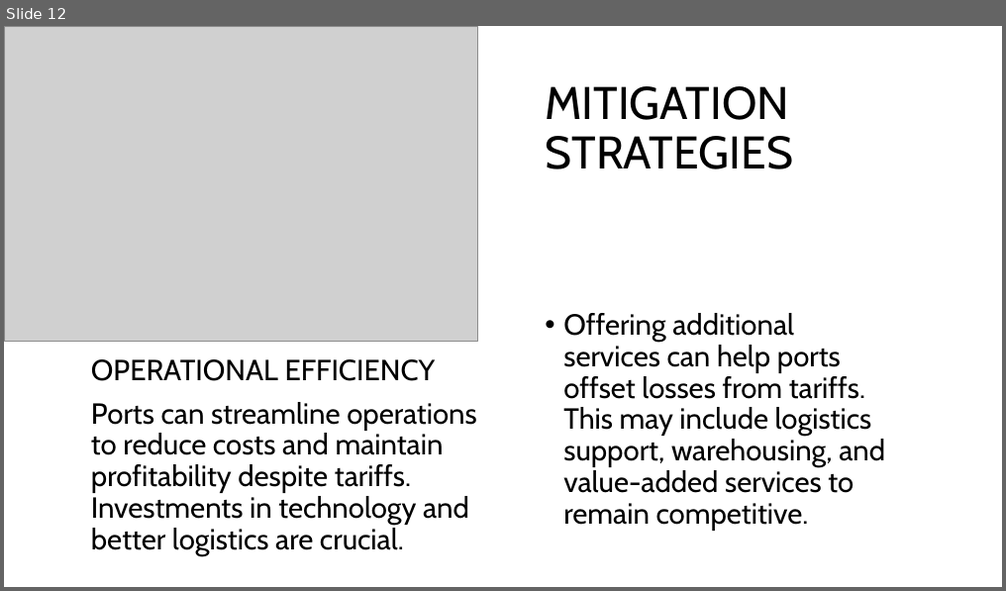
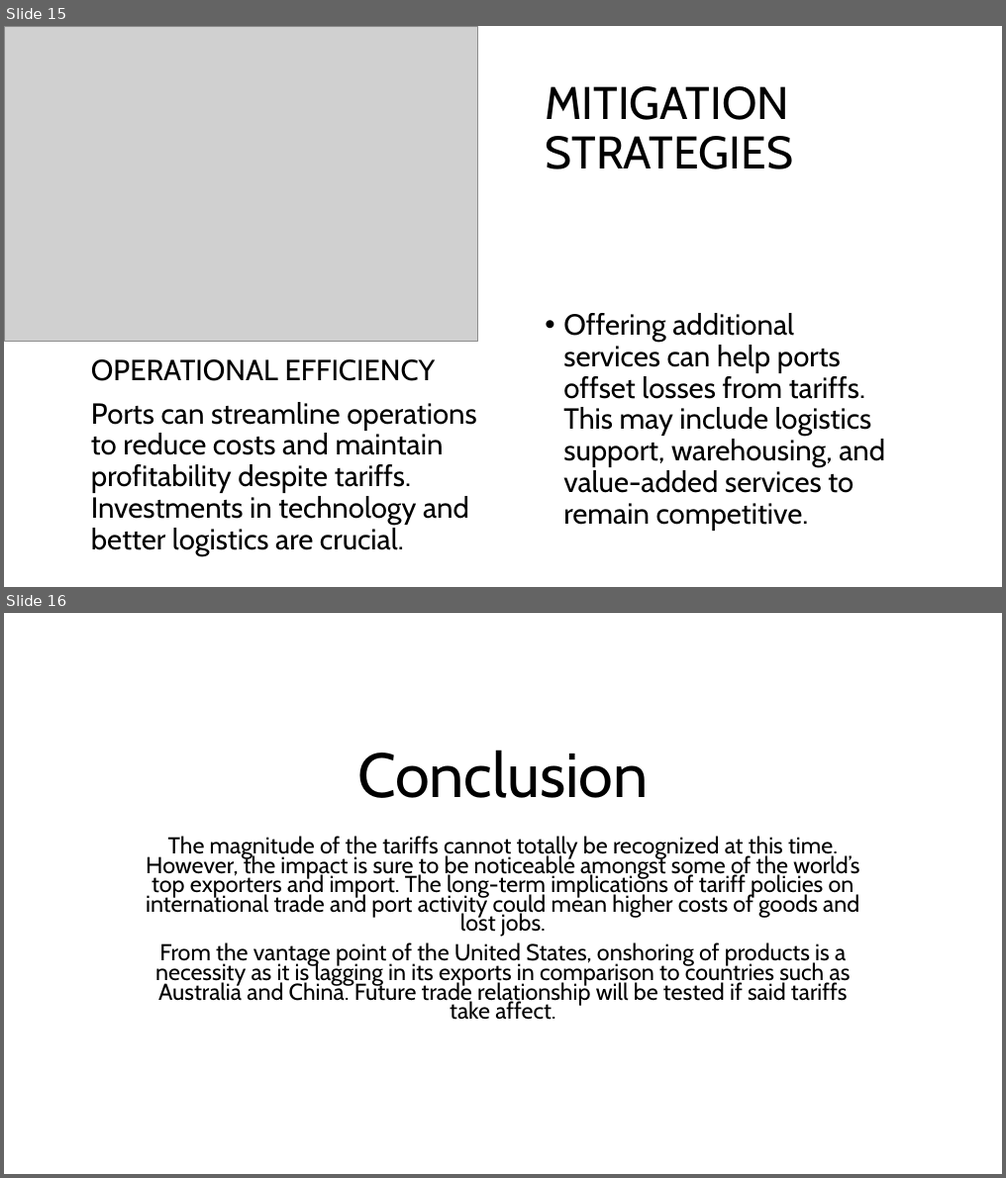
Before and after one commit to IssacEThomas/Data-Visualization, a slide deck: TARIFFS AND THE COUNTRIES THAT COULD BE IMPACTED.pptx. Shown one above the other, each under a label of ours: slide 12 before the commit, slides 15 and 16 after it. The pictures are 1006x591 and 1006x1178 pixels, drawn with LibreOffice and Linux fonts; fonts in the diff are those of the drawing; grey boxes stand for pictures. Boxes give left, top, right and bottom in pixels: in the first picture for what was removed or moved away, otherwise in the second. Text is boxed around its words. In the diff, an @@ line names an element or a change of style, - is before the commit and + after.

```diff
--- a/TARIFFS AND THE COUNTRIES THAT COULD BE IMPACTED.pptx
+++ b/TARIFFS AND THE COUNTRIES THAT COULD BE IMPACTED.pptx
@@ slide 16 added at (4, 613, 1002, 1174), background #FFFFFF @@
@@ title added at (357, 750, 648, 798), 60 pt, text #000000 @@
+Conclusion
@@ subtitle added at (146, 836, 859, 1020), 22.2 pt, text #000000 @@
+The magnitude of the tariffs cannot totally be recognized at this time. However, the impact is sure to be noticeable amongst some of the world’s top exporters and import. The long-term implications of tariff policies on international trade and port activity could mean higher costs of goods and lost jobs.
+From the vantage point of the United States, onshoring of products is a necessity as it is lagging in its exports in comparison to countries such as Australia and China. Future trade relationship will be tested if said tariffs take affect.
@@ what was slide 12 is now slide 15 @@
```
Also in this commit, not shown: 7 slides changed, 2 other slides added.
